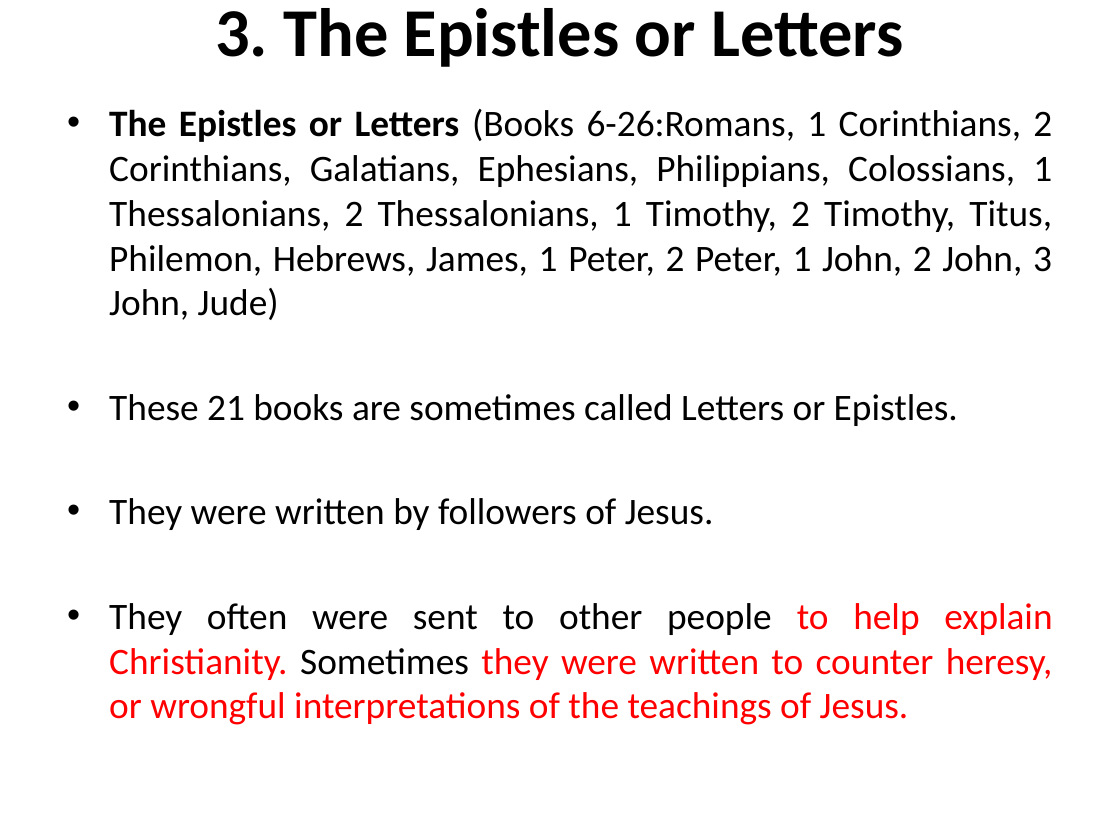
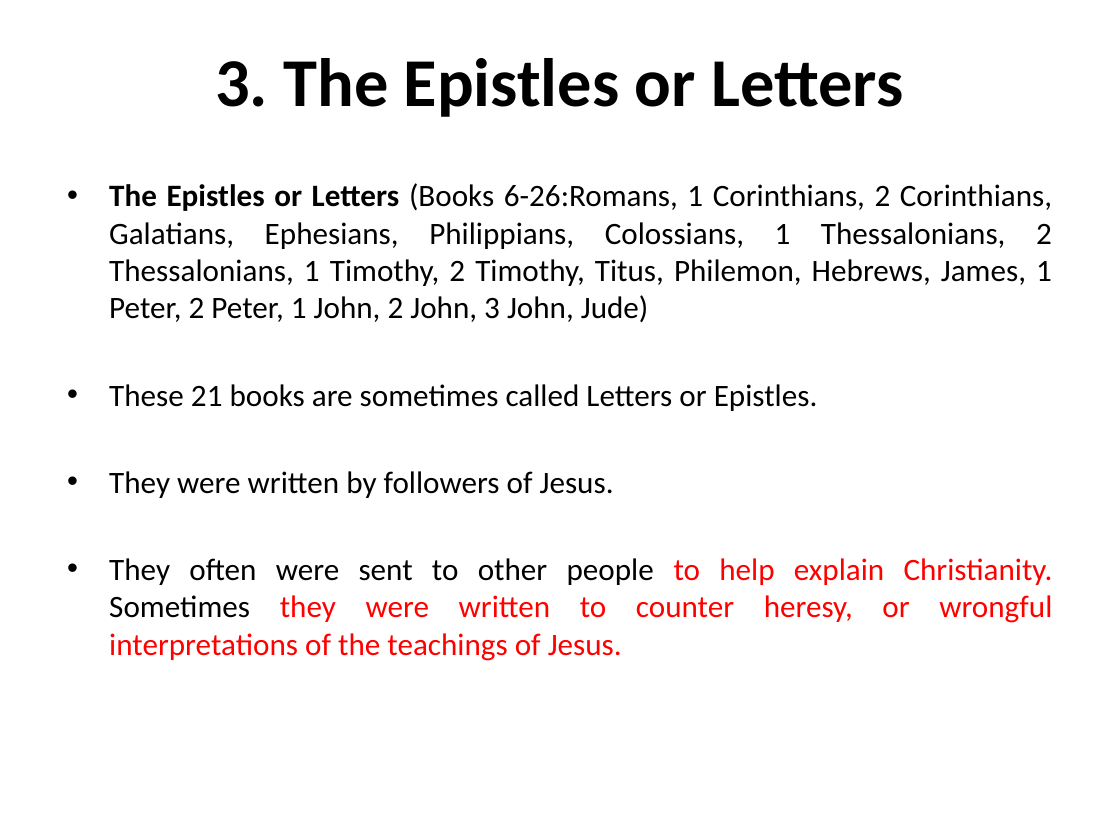
Before and after one commit to mutanganajoseph/Documents, a slide deck: slide 51 of auca/sem-1/intro-to-Bible-study/1 intro to Bible study Notes.pptx (slide 54 before the commit). Drawn at 1120x840 pixels with LibreOffice and Linux fonts; fonts in the diff are those of the drawing. Boxes give left, top, right and bottom in pixels: in the first picture for what was removed or moved away, otherwise in the second. Text is boxed around its words. In the diff, an @@ line names an element or a change of style, - is before the commit and + after.

```diff
--- a/auca/sem-1/intro-to-Bible-study/1 intro to Bible study Notes.pptx
+++ b/auca/sem-1/intro-to-Bible-study/1 intro to Bible study Notes.pptx
@@ title "3. The Epistles or Letters": place and size @@
-title "3. The Epistles or Letters" at box(215, 8, 903, 67)
+title "3. The Epistles or Letters" at box(215, 58, 903, 117)
@@ text "The Epistles or Letters (Books ...": place and size @@
-text "The Epistles or Letters (Books ..." at box(109, 109, 1053, 725)
+text "The Epistles or Letters (Books ..." at box(109, 183, 1053, 661)
@@ text "The Epistles or Letters (Books ..." at box(109, 183, 1053, 661): size 24 to 20 pt @@
```
Also in this commit, not shown: 39 other slides changed, 8 slides removed, 1 other file.
